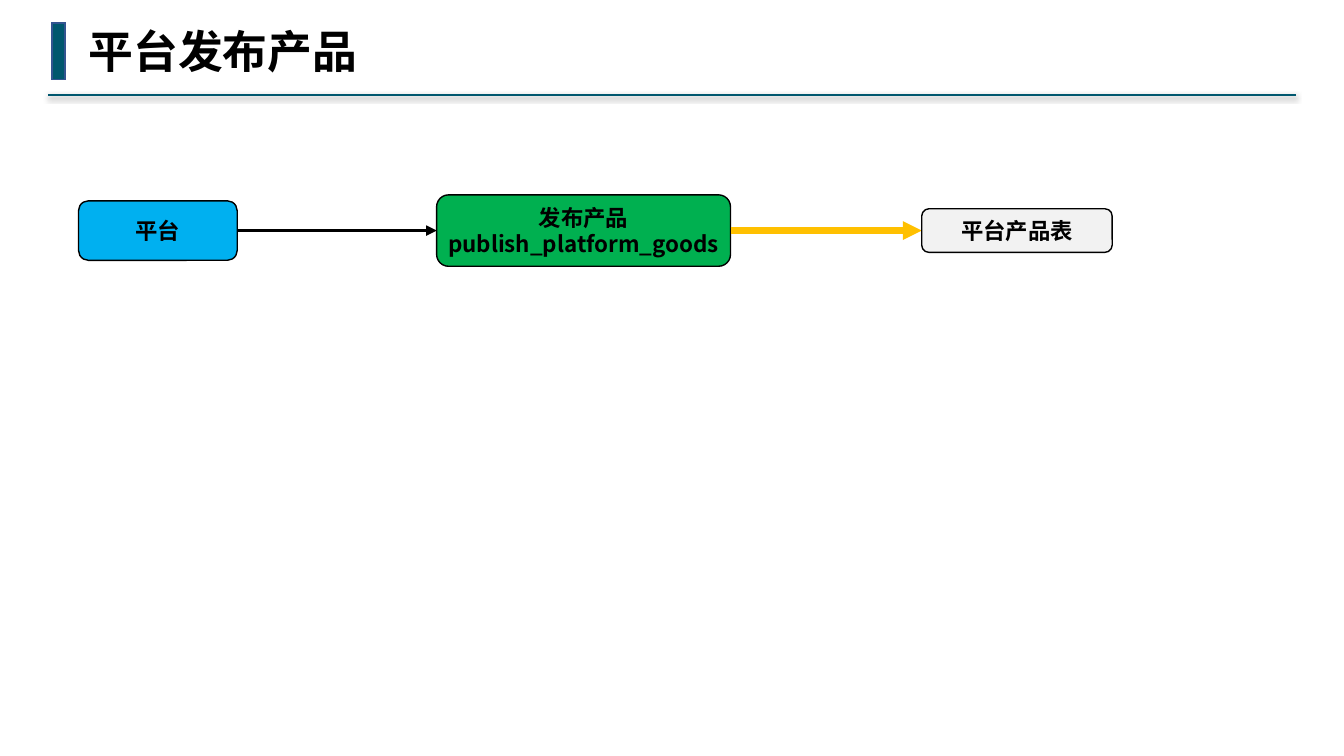
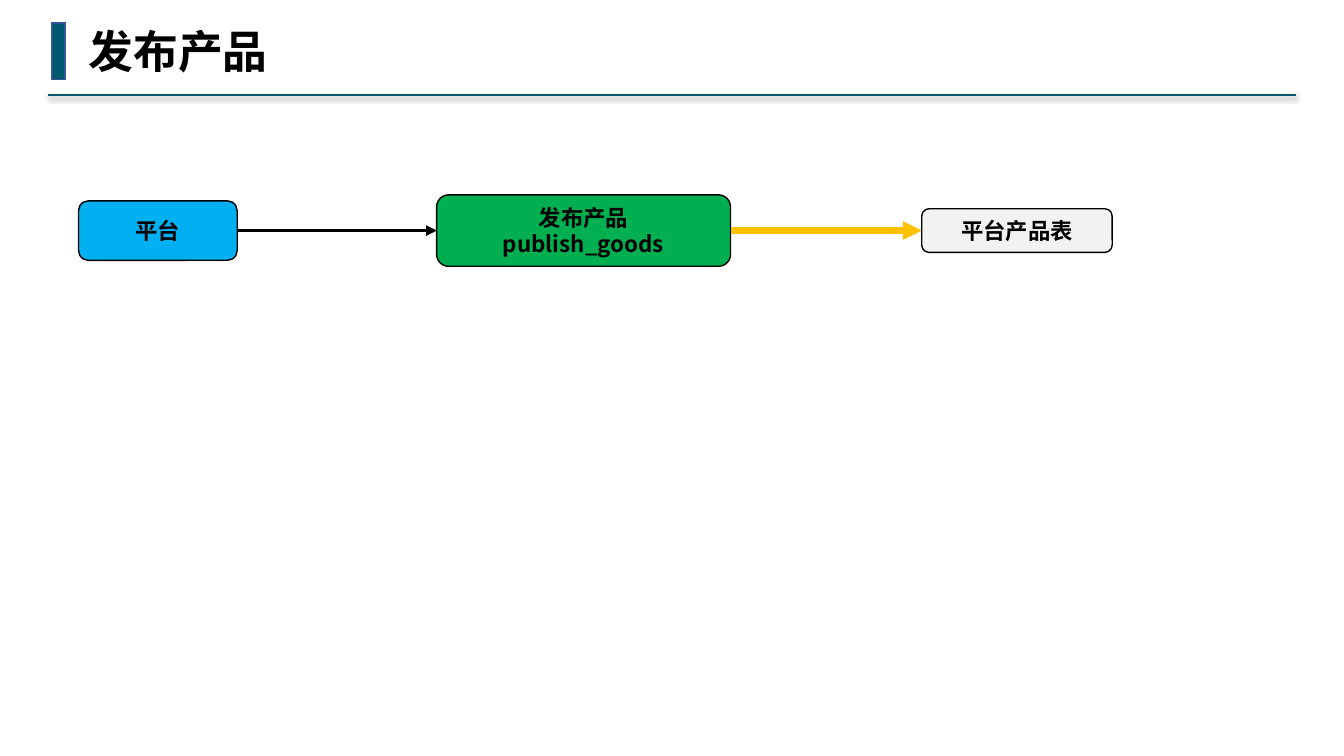
Before and after one commit to buddhachain/buddhaContract, a slide deck: slide 3 of doc/04.平台产品.pptx (slide 4 before the commit). Drawn at 1344x756 pixels with LibreOffice and Linux fonts; fonts in the diff are those of the drawing. Boxes give left, top, right and bottom in pixels: in the first picture for what was removed or moved away, otherwise in the second. Text is boxed around its words. In the diff, an @@ line names an element or a change of style, - is before the commit and + after.

Commit message:
设计善举,平台商品,祭奠堂,基金会等逻辑

```diff
--- a/doc/04.平台产品.pptx
+++ b/doc/04.平台产品.pptx
@@ text at [88,29,267,73]: text changed @@
-平台发布产品
+发布产品
@@ text in rounded rectangle at [503,234,664,258]: text changed @@
-publish_platform_goods
+publish_goods
```
Also in this commit, not shown: 3 other slides changed, 5 slides removed, 4 other files.
